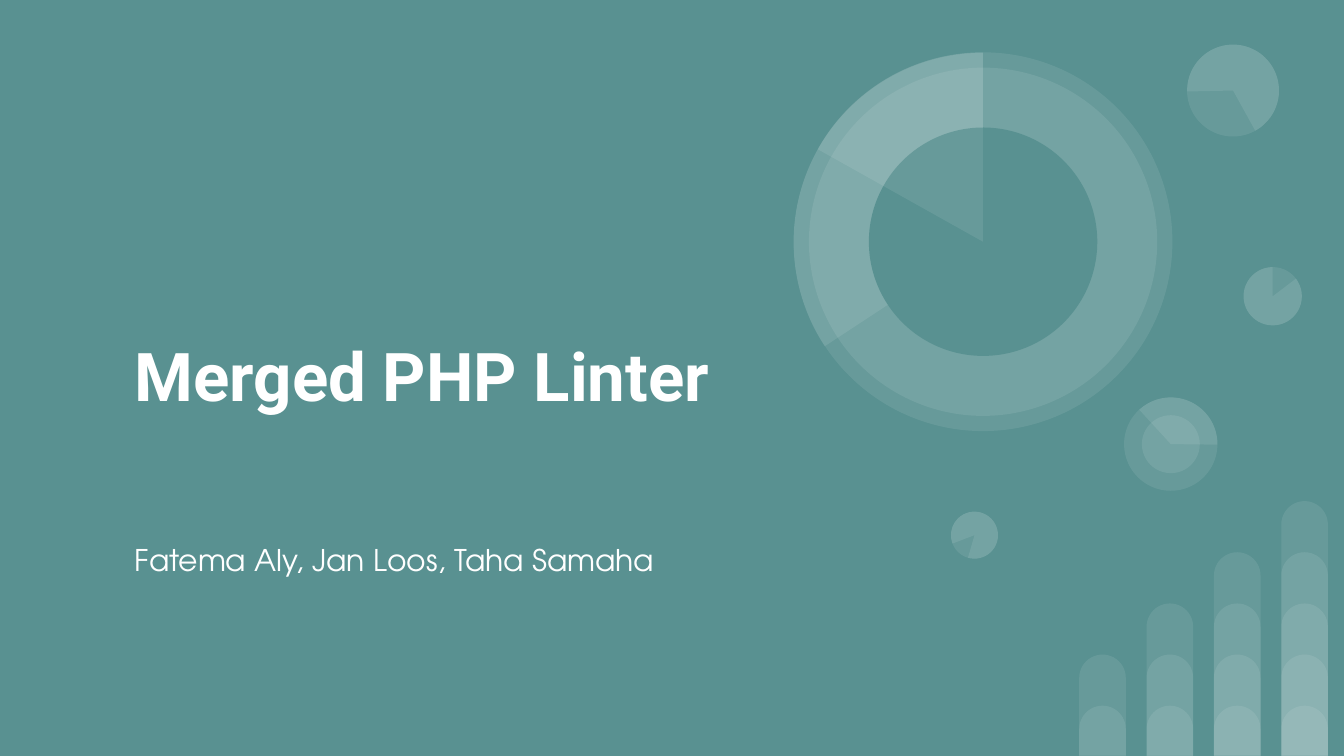
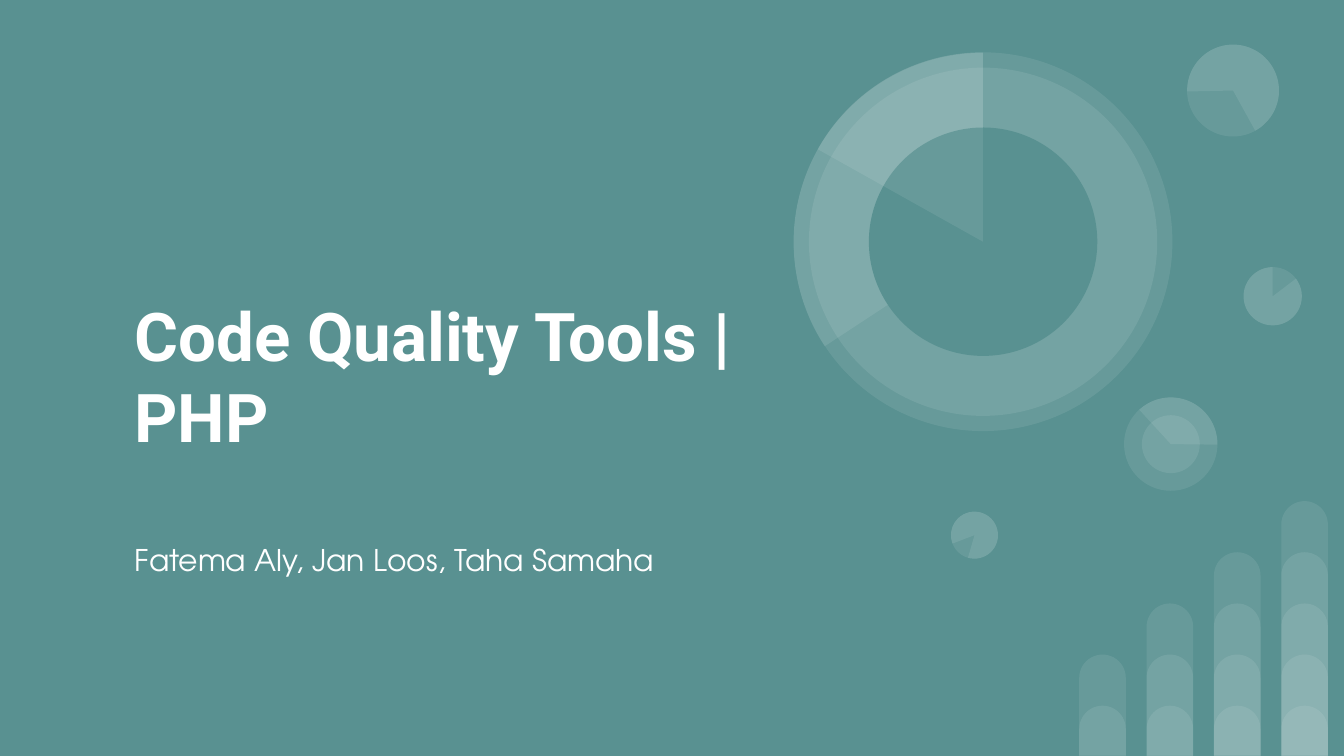
Before and after one commit to Alyf92/innoLab_1, a slide deck: slide 1 of INNO2/Protocol-Video/Merged PHP Linter.pptx. Drawn at 1344x756 pixels with LibreOffice and Linux fonts; fonts in the diff are those of the drawing. Boxes give left, top, right and bottom in pixels: in the first picture for what was removed or moved away, otherwise in the second. Text is boxed around its words. In the diff, an @@ line names an element or a change of style, - is before the commit and + after.

```diff
--- a/INNO2/Protocol-Video/Merged PHP Linter.pptx
+++ b/INNO2/Protocol-Video/Merged PHP Linter.pptx
@@ title at (x1=135, y1=310, x2=697, y2=442): text changed @@
-Merged PHP Linter
+Code Quality Tools | PHP
```
Also in this commit, not shown: 1 other slide changed.
